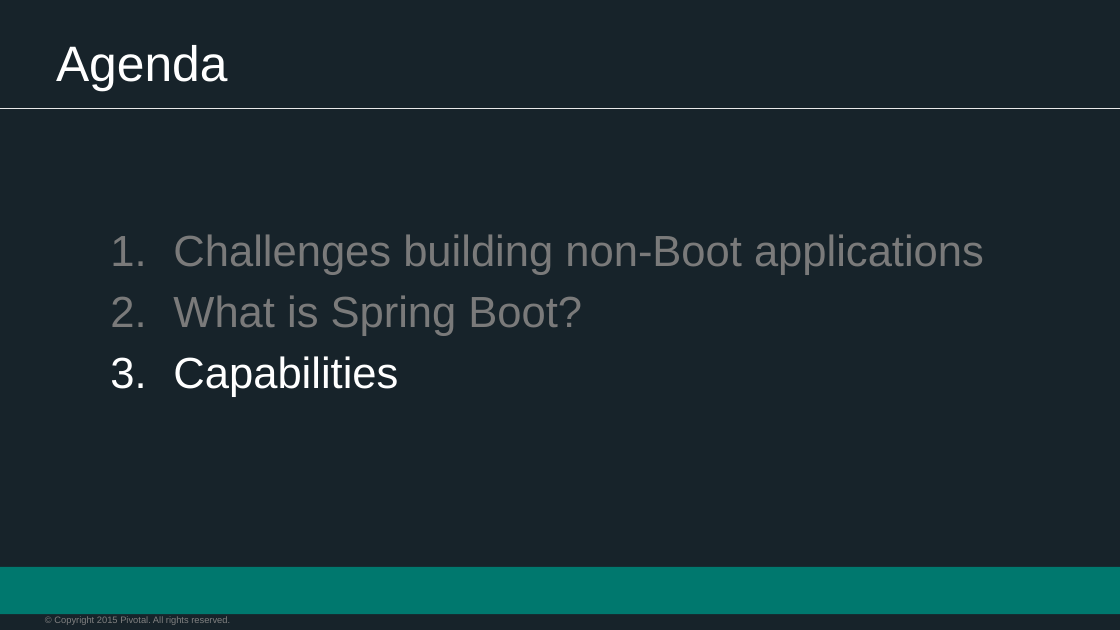
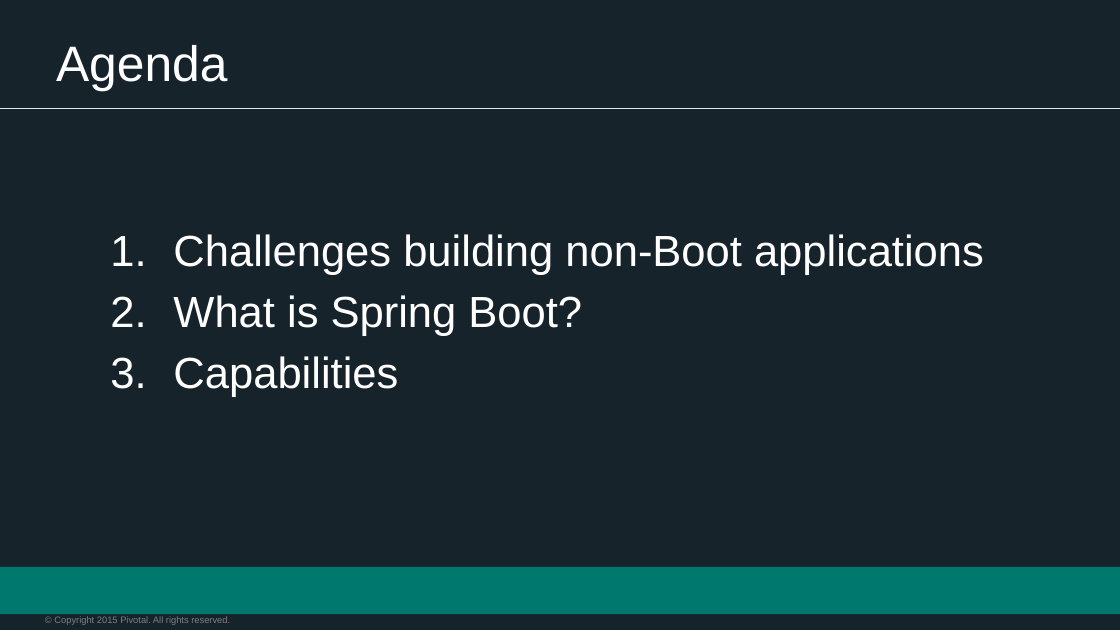
Before and after one commit to appalrpivotal/PCF-Workshop-ESI, a slide deck: slide 2 of presentations/5-Spring_Overview.pptx (slide 4 before the commit). Drawn at 1120x630 pixels with LibreOffice and Linux fonts; fonts in the diff are those of the drawing; background and template pictures are left out. Boxes give left, top, right and bottom in pixels: in the first picture for what was removed or moved away, otherwise in the second. Text is boxed around its words. In the diff, an @@ line names an element or a change of style, - is before the commit and + after.

```diff
--- a/presentations/5-Spring_Overview.pptx
+++ b/presentations/5-Spring_Overview.pptx
@@ text "Challenges building non-Boot applications" at [173, 234, 984, 397]: text colour #7A7A7A to #FFFFFF in "Challenges building non-Boot applications", "What is Spring Boot?"; less space between paragraphs @@
```
Also in this commit, not shown: 22 other slides changed, 31 slides added, 1 slide removed, 1 other file.
